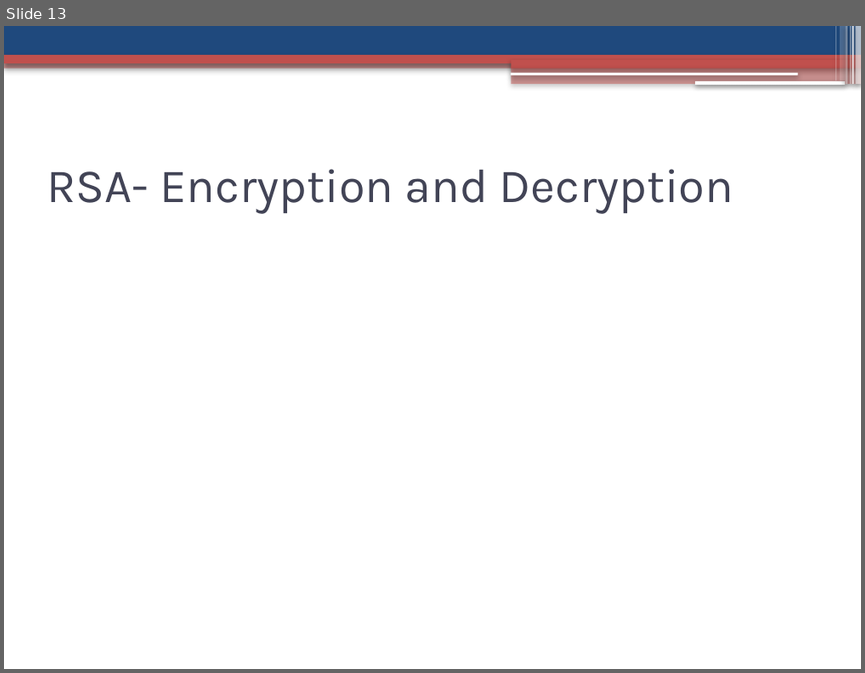
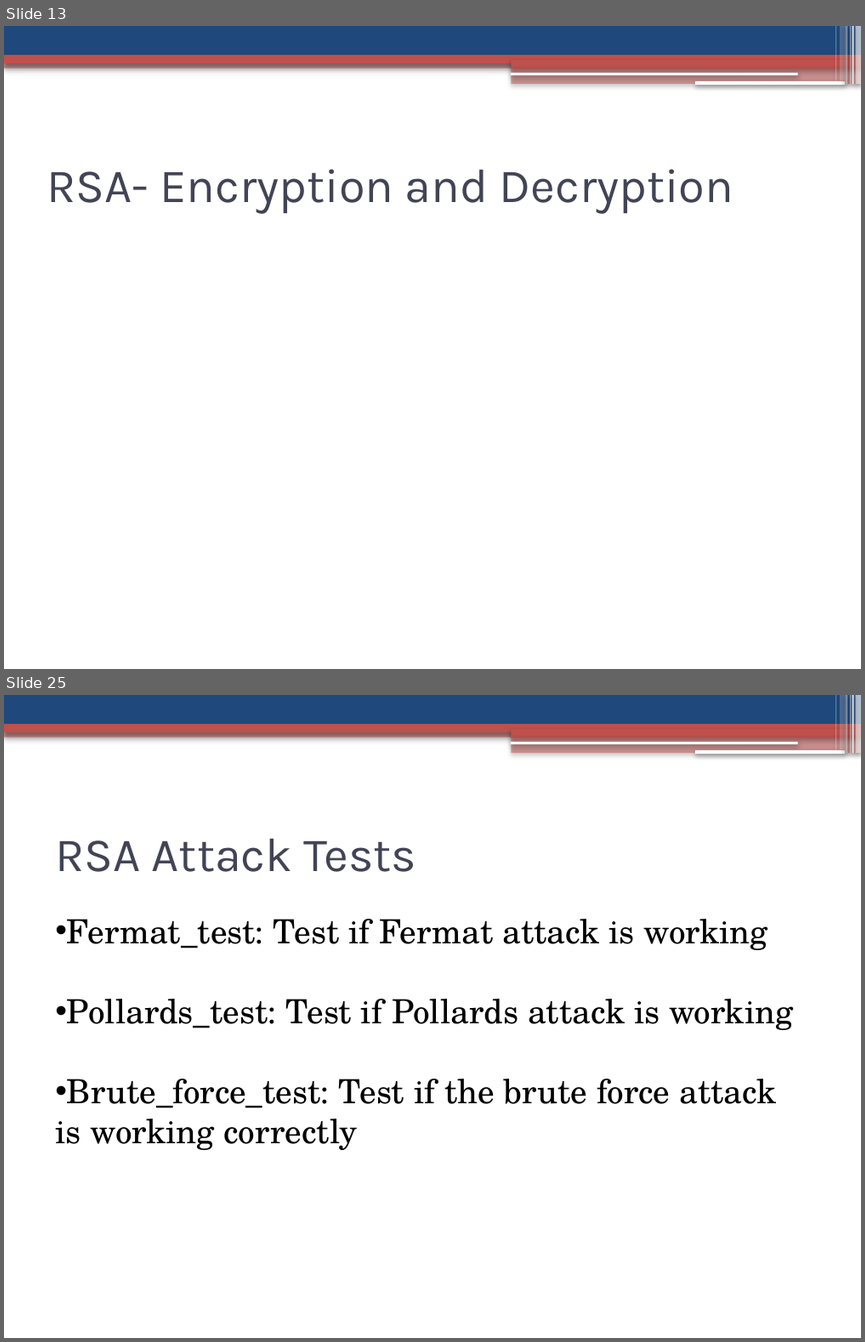
Before and after one commit to jaideng123/Cryptosystems, a slide deck: FinalPresentation.pptx. Shown one above the other, each under a label of ours: slide 13 before the commit, slides 13 and 25 after it; the slides between them are not shown. The pictures are 865x673 and 865x1342 pixels, drawn with LibreOffice and Linux fonts; fonts in the diff are those of the drawing. Boxes give left, top, right and bottom in pixels: in the first picture for what was removed or moved away, otherwise in the second. Text is boxed around its words. In the diff, an @@ line names an element or a change of style, - is before the commit and + after.

Commit message:
Add OpenSSL Testing and RSA Test case slides

```diff
--- a/FinalPresentation.pptx
+++ b/FinalPresentation.pptx
@@ slide 25 added at (x1=4, y1=695, x2=861, y2=1338), background #FFFFFF; not listed: 13 template elements that a slide beside it also shows @@
@@ text added at (x1=55, y1=839, x2=416, y2=872), 40 pt, text #424456 @@
+RSA Attack Tests
@@ text added at (x1=55, y1=919, x2=793, y2=1150), 28 pt, text #000000 @@
+• Fermat_test: Test if Fermat attack is working
+• Pollards_test: Test if Pollards attack is working
+• Brute_force_test: Test if the brute force attack is working correctly
```
Also in this commit, not shown: 6 slides changed, 9 other slides added.
